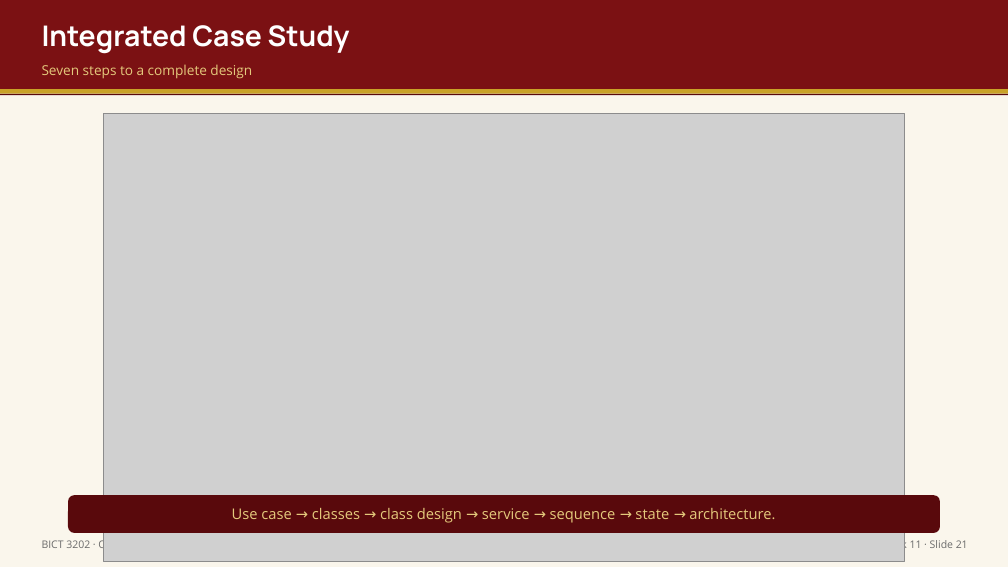
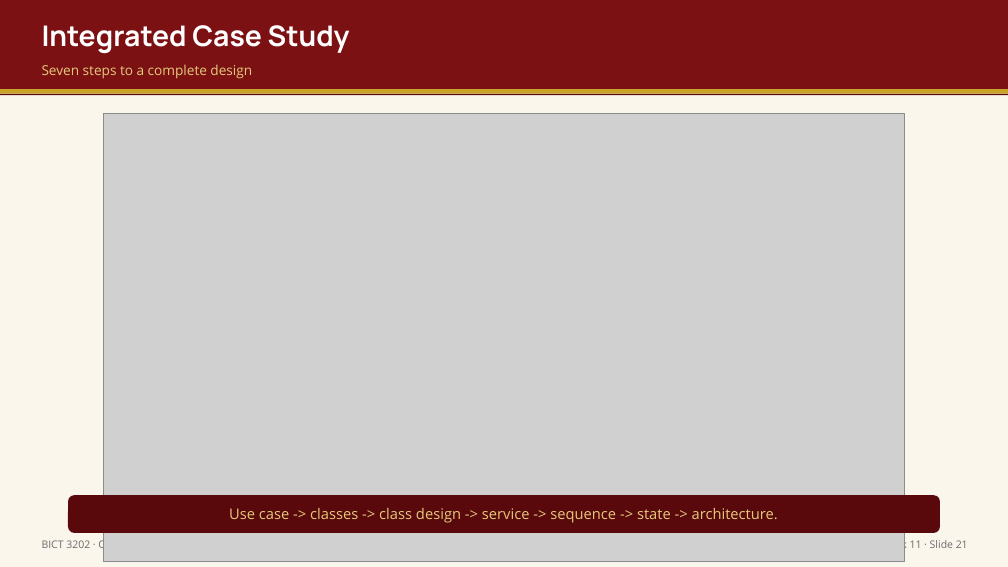
Before and after one commit to mrtc-solutions/OOP-MODULE, a slide deck: slide 22 of output/week11/Week11_Presentation_BICT3202_OOAD.pptx. Drawn at 1008x567 pixels with LibreOffice and Linux fonts; fonts in the diff are those of the drawing; grey boxes stand for pictures. Boxes give left, top, right and bottom in pixels: in the first picture for what was removed or moved away, otherwise in the second. Text is boxed around its words. In the diff, an @@ line names an element or a change of style, - is before the commit and + after.

```diff
--- a/output/week11/Week11_Presentation_BICT3202_OOAD.pptx
+++ b/output/week11/Week11_Presentation_BICT3202_OOAD.pptx
@@ text at [229,508,778,523]: text changed @@
-Use case → classes → class design → service → sequence → state → architecture.
+Use case -> classes -> class design -> service -> sequence -> state -> architecture.
```
Also in this commit, not shown: 4 other slides changed, 44 other files.
